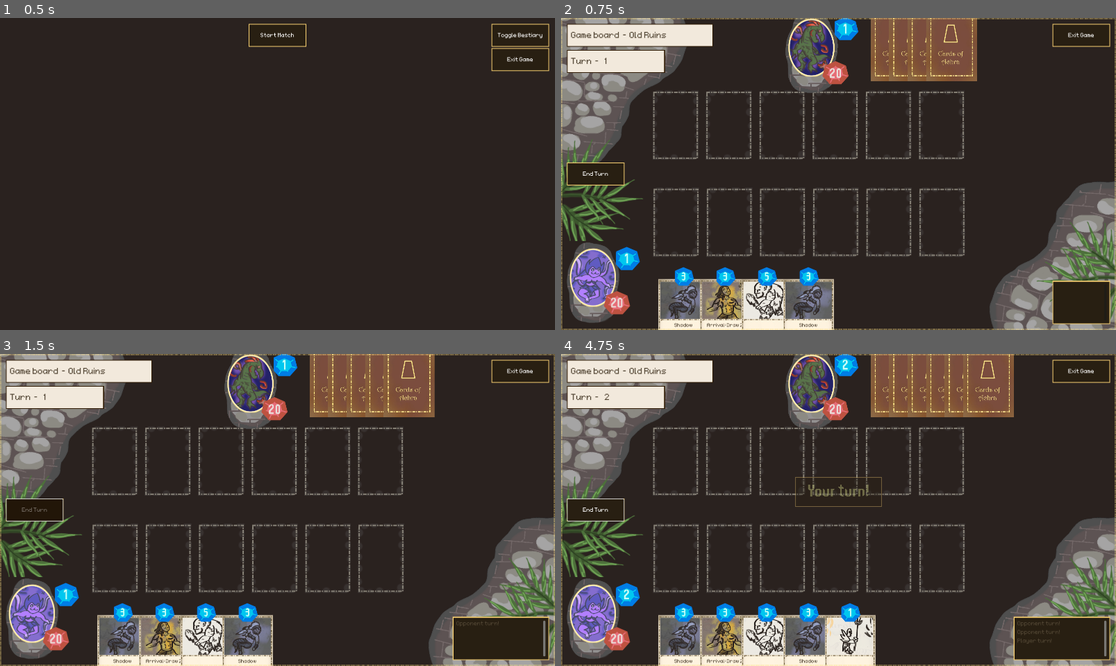
Above: before the commit, frames 1-4 (two rows, left to right).
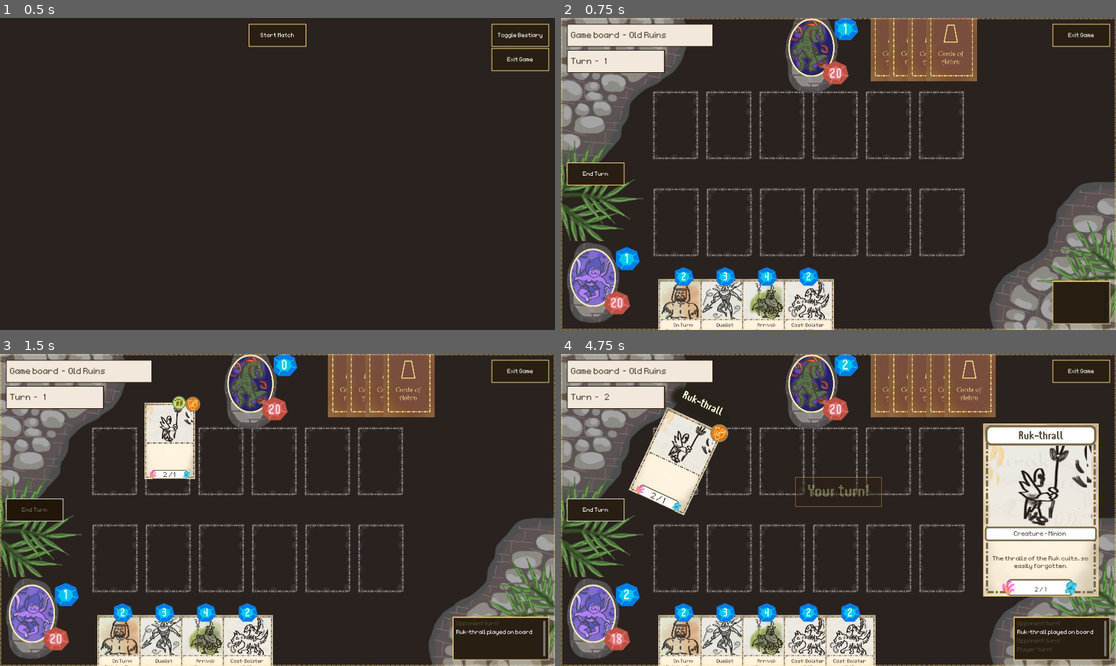
Above: after the commit, the same moments.

Repository: OttoElomaa/Godot-4-Ogre-Card-Game
Game: Godot game, scene res://GameScenes/MainMenu.tscn
Same seed, same stepped clock (60 frames per second), same inputs: the game is played once before the commit and once after it.
Inputs (mouse positions are in pixels of both pictures, inside the frame that each line leads up to):
- Up to frame 1 (0.5 s): no input
- Up to frame 2 (0.75 s): click (838, 36) at 0.5 s
- Up to frame 3 (1.5 s): click (33, 510) at 1.27 s
- Up to frame 4 (4.75 s): tap Enter at 2 s; move the mouse to (960, 494) at 2.02 s; hold Up (ui_up) 2.03-2.75 s; click (960, 494) at 2.17 s; drag from (727, 525) to (816, 385) at 2.77 s; move the mouse to (894, 441) at 3.52 s; hold Up (ui_up) 3.53-4.25 s; click (894, 441) at 3.67 s; drag from (810, 572) to (672, 463) at 4.27 s

Frame 1 is identical in both runs. In frame 2, 3.2% of the frame differs, in the area x 17-49%, y 81-100%; in frame 3, 6.3%; in frame 4, 19%, in the area x 9-97%, y 0-100%.

Commit message:
Card: For clarity, added arrival-handling and getCombatDamage functions. Phasing/shadow interactions with stuff seems to work.

Diff:
--- a/Cards/card.gd
+++ b/Cards/card.gd
@@ -191,8 +191,7 @@
 	l.text = effectText
 
 
-
-
+########################################################
 func basicSetup():
 
 	if isSpell:
@@ -218,6 +217,26 @@
 
 
 
+#### HANDLE CARD BEING PLAYED ON BOARD
+func handleArrival():
+	basicSetup()
+	arrivalNode.activate(null)  #### TRIGGER ARRIVAL NODE
+	if hasShadow:
+		countersNode.togglePhased(true)
+		statesPassive()
+
+	updateCardVisuals()
+
+
+func setInitialActionState():
+	statesPassive()
+
+	#### ENEMY CARDS ATTACK BY DEFAULT
+	if isEnemyCard:
+		if not hasShadow:
+			statesActive()
+
+
 func updateCardVisuals():
 
 	updateCardLabels()
@@ -233,6 +252,7 @@
 
 
 
+#########################################################################
 func _on_area_2d_mouse_entered() -> void:
 	emit_signal("hoverOn", self)
 
@@ -260,14 +280,19 @@
 
 #############################################################
 
-func rest():
+#func rest():
+	#resting = true
+	#$BodyAnimations/RestTimer.start()
+
+#### HANDLE REST
+#### ANIMATE = ROTATE CARD IMMEDIATELY
+#### DON'T ANIMATE = PLAY ANIMATION ON DELAY?? Why?
+func restAndAnimate(toAnimate:bool):
 	resting = true
-	$BodyAnimations/RestTimer.start()
-
-func restAndAnimate():
-	resting = true
-	rotateRestingCard(true)
-
+	if toAnimate:
+		rotateRestingCard(true)
+	else:
+		$BodyAnimations/RestTimer.start()
 
 func wake():
 	resting = false
@@ -286,6 +311,8 @@
 	actionState = CardActionStates.ACTIVE
 	stateHandler.get_node("ActiveIcon").show()
 	stateHandler.get_node("PassiveIcon").hide()
+
+	countersNode.togglePhased(false)
 
 
 func statesPassive():
@@ -412,14 +439,24 @@
 	return hasLethal
 
 func checkLethalTwo(card:Card):
-	return tempDamage >= card.tempHealth
-
-
+	var combatDamage:int = getCombatDamage()
+
+	return combatDamage >= card.tempHealth
+
+
+func getCombatDamage():
+	var combatDamage = tempDamage
+
+	if countersNode.isPhased:
+		combatDamage += 1
+
+	return combatDamage
+
+
+###########################################################################
 func toggleEnemyStatus(enabled:bool):
 	isEnemyCard = enabled
 
-
-###########################################################################
 
 func toggleManaCostIndicator(enable:bool):
 	if enable:
@@ -461,7 +498,8 @@
 
 #### FOR RESTING
 func timeoutRestAnimation() -> void:
-	rotateRestingCard(true)
+	if resting:
+		rotateRestingCard(true)
 
 #######################################################################
 
--- a/Cards/cardEffectNode.gd
+++ b/Cards/cardEffectNode.gd
@@ -168,7 +168,7 @@
 			success = true
 
 	if hasTap:
-		target.rest()
+		target.restAndAnimate(false)
 		success = true
 
 	target.updateCardLabels()
--- a/Cards/counters.gd
+++ b/Cards/counters.gd
@@ -11,6 +11,8 @@
 
 func togglePhased(isPhased:bool):
 	self.isPhased = isPhased
+	updatePhasedVisuals()
+
 
 
 func updatePhasedVisuals():
--- a/GameScenes/battle_system.gd
+++ b/GameScenes/battle_system.gd
@@ -201,7 +201,7 @@
 		var target:Card = getCollidedObject(r)
 		prints("Cast target card: ", target)
 		if currentCastingCard.castNode.cast(target):
-			currentCastingCard.rest()
+			currentCastingCard.restAndAnimate(true)
 			currentCastingCard = null
 			endCastState()
 			return
@@ -210,15 +210,19 @@
 
 func handlePlayerAttackEnemy():
 	#### ENEMY HAS BLOCKERS, CAN'T ATTACK ENEMY
-	if cardsManager.getEnemyBlockers().size() > 0:
+	if not cardsManager.getEnemyBlockers().is_empty():
 		endAttackState()
 		return
+
 	#### ATTACK THE ENEMY
 	var c = currentAttackingCard
-	enemyHealth -= c.damage
+	var combatDamage = c.getCombatDamage()
+	enemyHealth -= combatDamage
+
 	c.playAttackAnimation()
-	c.rest()
+	c.restAndAnimate(false)
 	endAttackState()
+	c.countersNode.togglePhased(false)
 
 
 #### BTW, PlayAttackAnimation CALLS THE CARD DESTROY COMMAND
@@ -240,13 +244,14 @@
 		#### IF ATTACKER DESTROYED, NO ANIMATIONS
 		c.playAttackAnimation()
 		if not resolveAttack(c, target):
-			c.rest()
+			c.restAndAnimate(false)
 
 	#### NO BLOCKERS, ATTACK PLAYER
 	elif blockers.is_empty():
-		playerHealth -= c.damage
+		playerHealth -= c.getCombatDamage()
 		c.playAttackAnimation()
-		c.rest()
+		c.restAndAnimate(false)
+		c.countersNode.togglePhased(false)
 
 
 
@@ -284,6 +289,8 @@
 #### AFTER OTHER FUNCTIONS OKAYED THE COMBAT
 func resolveAttack(attackCard:Card, targetCard:Card) -> bool:
 
+
+
 	#### WHICH CARDS TOOK LETHAL DAMAGE?
 	var cardsToDestroy := []
 	if targetCard.takeDamageAndCheckLethal(attackCard):
@@ -296,13 +303,15 @@
 	if attackCard in cardsToDestroy:
 		attackerDestroyed = true
 	else:
-		attackCard.rest()
+		attackCard.restAndAnimate(false)
 
 
 	#### HANDLE ATTACKER COMBAT ARTS
 	attackCard.battleArtNode.activate(targetCard)
 	#### DEFENDER TOO RIGHT ????
 	targetCard.battleArtNode.activate(attackCard)
+
+	attackCard.countersNode.togglePhased(false)
 
 	#### HANDLE DESTROYING THE CARDS THAT TOOK LETHAL DAMAGE
 	for c:Card in cardsToDestroy:
--- a/GameScenes/card_loader.gd
+++ b/GameScenes/card_loader.gd
@@ -16,33 +16,33 @@
 	var card:Card = null
 	var cards := []
 
-	for i in range(20):
+	for i in range(10):
 		cards.append(createCard("res://Cards/Creatures/Cr-Pikeman.tscn"))
-	for i in range(20):
+	for i in range(10):
 		cards.append(createCard("res://Cards/Creatures/Cr-Ogre.tscn"))
 	for i in range(20):
 		cards.append(createCard("res://Cards/Creatures/Cr-RukRaider.tscn"))
 	for i in range(20):
 		cards.append(createCard("res://Cards/Creatures/Cr-MardokHound.tscn"))
 
+	for i in range(40):
+		cards.append(createCard("res://Cards/Creatures/Cr-SlaghRider.tscn"))
 	for i in range(10):
-		cards.append(createCard("res://Cards/Creatures/Cr-SlaghRider.tscn"))
-	for i in range(20):
 		cards.append(createCard("res://Cards/Rituals/Sp-Blast.tscn"))
 
 	for i in range(10):
 		cards.append(createCard("res://Cards/Creatures/Cr-BlinkBeast.tscn"))
 	for i in range(20):
 		cards.append(createCard("res://Cards/Creatures/Cr-DeathKnight.tscn"))
-	for i in range(30):
+	for i in range(20):
 		cards.append(createCard("res://Cards/Creatures/Cr-Alhaja-Pious.tscn"))
 
-	for i in range(40):
+	for i in range(30):
 		cards.append(createCard("res://Cards/Creatures/Cr-Stran-Herder.tscn"))
-	for i in range(20):
+	for i in range(10):
 		cards.append(createCard("res://Cards/Creatures/Cr-Tugar.tscn"))
 
-	for i in range(40):
+	for i in range(50):
 		cards.append(createCard("res://Cards/Creatures/Cr-Kull-Assassin.tscn"))
 
 
--- a/GameScenes/cards_manager.gd
+++ b/GameScenes/cards_manager.gd
@@ -226,11 +226,6 @@
 				if main.checkSlotPlayer(selectedSlot):
 					success = handlePlaceCardInSlot(c, selectedSlot)
 
-		#### CARD IS SPELL:
-		#else:
-			#success = handlePlayRitual(c, selectedSlot)
-
-
 	if success:
 		c.z_index = 1
 
@@ -272,12 +267,8 @@
 		battleSystem.playerMana -= c.manaCost
 
 	#### SETUP AND ACTIVATE ARRIVAL TRIGGERS
-	c.basicSetup()
-	c.arrivalNode.activate(null)  #### TRIGGER
-	if c.hasShadow:
-		c.countersNode.togglePhased(true)
-
-	c.updateCardVisuals()
+	c.handleArrival()
+
 	battleSystem.updateResourceLabels()
 	main.addLogMessage("%s played on board" % c.cardName, Color.WHITE)
 	return true
@@ -298,11 +289,9 @@
 
 	#### SET ACTION STATE AND TRAVEL STATE
 	card.toggleTraveling(true)
-	if main.checkSlotEnemy(slot): #### ENEMY CARDS ATTACK BY DEFAULT, PLAYER'S CARDS PASSIVE BY DFT
-		card.statesActive()
-	else:
-		card.statesPassive()
-
+
+	#### DEFAULT STATE FOR PLAYER CARDS = PASSIVE
+	card.setInitialActionState()
 	return true
 
 
